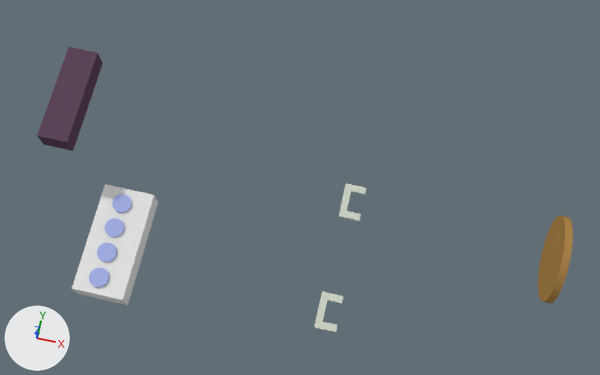
What one commit did to the Blender file gridbots/gridbots.blend.
One viewpoint serves both versions: a 50 mm camera at (5.58, -4.71, 28.12) aimed at (3.39, 4.99, -0.62). Every picture has the same lights, and +X, +Y and +Z are marked at lower left.

Names of what the first picture shows: 'Indexer', 'Indexer.001', 'stage', 'water_block', 'water_block.001', 'water_well_1', 'water_well_2', 'water_well_3', 'water_well_4'.
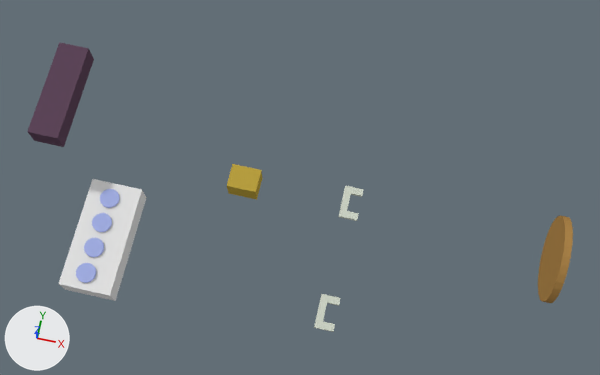
Location of each change, [x1, y1, x2, y2] in pixels of the pictures (600 x 375 px):
'water_block', moved: before [72, 184, 158, 305]; after [59, 179, 147, 301]
'water_block.001', moved: before [37, 47, 103, 151]; after [27, 42, 94, 147]
'Index-Block', added (yellow): after [227, 164, 262, 200]
'water_well_1', moved: before [89, 268, 109, 287]; after [76, 263, 96, 283]
'water_well_2', moved: before [97, 243, 117, 262]; after [84, 238, 104, 257]
'Indexer', reshaped, moved (10% narrower, 9% shorter): before [314, 291, 344, 333]; after [314, 294, 341, 332]
'water_well_3', moved: before [105, 218, 124, 237]; after [92, 213, 112, 232]
'water_well_4', moved: before [112, 194, 132, 213]; after [100, 189, 120, 208]
'Indexer.001', reshaped, moved (7% narrower, 8% shorter): before [339, 183, 366, 221]; after [339, 186, 364, 221]

The change, as a list of edits to the scene's bpy script:
```text
Change me_cube_009:
    where me_cube_009.from_pydata(...)  # 16 vertices, 10 faces; spans x -1.0..1.0, y -1.0..1.0, z -1.0..1.0
    used by ob_indexer_001; location = (5.38, 4.62, 0.06); scale = (0.375, 0.625, 0.0625)
    me_cube_009 part 1
    add for i in [4, 5, 6, 15]: me_cube_009.vertices[i].co += Vector((0.78, 1.0, 1.0))
    me_cube_009.vertices[0].co: (-1.0, -1.0, 1.0) -> (0.0, 0.0, 2.0)  # pixel (338, 216)
    me_cube_009.vertices[1].co: (-1.0, 1.0, 1.0) -> (0.0, 1.87, 2.0)  # pixel (345, 183) -> pixel (345, 185)
    me_cube_009.vertices[2].co: (-1.0, 1.0, -1.0) -> (0.0, 1.87, 0.0)  # pixel (345, 184) -> pixel (345, 186)
    me_cube_009.vertices[3].co: (-1.0, -1.0, -1.0) -> (0.0, 0.0, 0.0)  # pixel (338, 217)
    me_cube_009.vertices[7].co: (-0.36, -0.6, 1.0) -> (0.67, 0.4, 2.0)  # pixel (346, 210) -> pixel (347, 210)
    me_cube_009.vertices[8].co: (-0.36, 0.6, 1.0) -> (0.67, 1.47, 2.0)  # pixel (351, 191) -> pixel (350, 193)
    me_cube_009.vertices[9].co: (1.0, 0.6, 1.0) -> (1.78, 1.47, 2.0)  # pixel (365, 194) -> pixel (362, 195)
    me_cube_009.vertices[10].co: (1.0, 1.0, 1.0) -> (1.78, 1.87, 2.0)  # pixel (366, 187) -> pixel (363, 189)
    me_cube_009.vertices[11].co: (1.0, 1.0, -1.0) -> (1.78, 1.87, 0.0)  # pixel (366, 188) -> pixel (363, 190)
    me_cube_009.vertices[12].co: (1.0, 0.6, -1.0) -> (1.78, 1.47, 0.0)  # pixel (364, 195) -> pixel (362, 196)
    me_cube_009.vertices[13].co: (-0.36, 0.6, -1.0) -> (0.67, 1.47, 0.0)  # pixel (350, 192) -> pixel (350, 194)
    me_cube_009.vertices[14].co: (-0.36, -0.6, -1.0) -> (0.67, 0.4, 0.0)
Change me_cube_006:
    where me_cube_006.from_pydata(...)  # 16 vertices, 10 faces; spans x -1.0..1.0, y -1.0..1.0, z -1.0..1.0
    used by ob_indexer; location = (5.38, 0.62, 0.06); scale = (0.375, 0.625, 0.0625)
    me_cube_006 part 2
    add for i in [4, 5, 6, 15]: me_cube_006.vertices[i].co += Vector((0.78, 1.0, 1.0))
    me_cube_006.vertices[0].co: (-1.0, -1.0, 1.0) -> (0.0, 0.0, 2.0)  # pixel (314, 327)
    me_cube_006.vertices[1].co: (-1.0, 1.0, 1.0) -> (0.0, 1.87, 2.0)  # pixel (322, 291) -> pixel (321, 293)
    me_cube_006.vertices[2].co: (-1.0, 1.0, -1.0) -> (0.0, 1.87, 0.0)  # pixel (321, 292) -> pixel (321, 294)
    me_cube_006.vertices[3].co: (-1.0, -1.0, -1.0) -> (0.0, 0.0, 0.0)  # pixel (314, 327)
    me_cube_006.vertices[7].co: (-0.36, -0.6, 1.0) -> (0.67, 0.4, 2.0)  # pixel (322, 321) -> pixel (323, 321)
    me_cube_006.vertices[8].co: (-0.36, 0.6, 1.0) -> (0.67, 1.47, 2.0)  # pixel (327, 299) -> pixel (327, 302)
    me_cube_006.vertices[9].co: (1.0, 0.6, 1.0) -> (1.78, 1.47, 2.0)  # pixel (342, 303) -> pixel (339, 305)
    me_cube_006.vertices[10].co: (1.0, 1.0, 1.0) -> (1.78, 1.87, 2.0)  # pixel (343, 296) -> pixel (340, 297)
    me_cube_006.vertices[11].co: (1.0, 1.0, -1.0) -> (1.78, 1.87, 0.0)  # pixel (343, 296) -> pixel (340, 298)
    me_cube_006.vertices[12].co: (1.0, 0.6, -1.0) -> (1.78, 1.47, 0.0)  # pixel (341, 303) -> pixel (339, 305)
    me_cube_006.vertices[13].co: (-0.36, 0.6, -1.0) -> (0.67, 1.47, 0.0)  # pixel (327, 300) -> pixel (327, 303)
    me_cube_006.vertices[14].co: (-0.36, -0.6, -1.0) -> (0.67, 0.4, 0.0)  # pixel (322, 322)
Change ob_water_block_001:
    ob_water_block_001.location: (-5.92, 6.61, -0.75) -> (-6.22, 6.61, -0.53)
Change ob_indexer_001:
    ob_indexer_001.location: (5.38, 4.62, 0.06) -> (5.0, 4.0, 0.0)
Change ob_indexer:
    ob_indexer.location: (5.38, 0.62, 0.06) -> (5.0, 0.0, 0.0)
Change ob_water_well_4:
    ob_water_well_4.location: (-3.36, 3.52, -2.8) -> (-3.78, 3.52, -2.43)
Change ob_water_well_3:
    ob_water_well_3.location: (-3.36, 2.52, -2.8) -> (-3.78, 2.52, -2.43)
Change ob_water_well_2:
    ob_water_well_2.location: (-3.36, 1.52, -2.8) -> (-3.78, 1.52, -2.43)
Change ob_water_well_1:
    ob_water_well_1.location: (-3.36, 0.52, -2.8) -> (-3.78, 0.52, -2.43)
Change ob_water_block:
    ob_water_block.location: (-3.26, 2.02, -3.21) -> (-3.68, 2.02, -2.83)
Add ob_index_block:
    ob_index_block = bpy.data.objects.new('Index-Block', me_cube_014)  # a box spanning x 0.0..1.042, y 0.0..0.833, z 0.0..0.833; in mat_brass (yellow #bda342)
    ob_index_block.location = (1.0, 4.0, 0.0)
```
